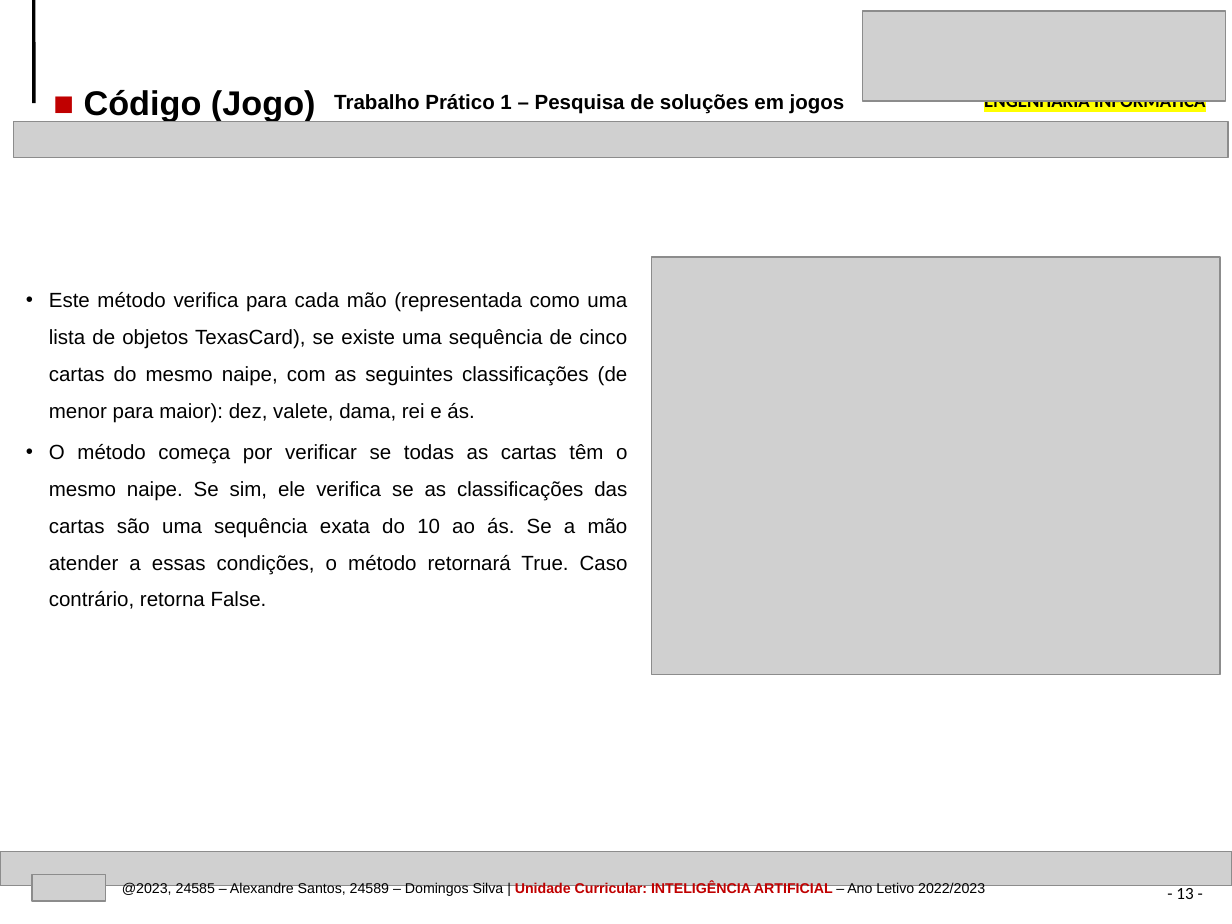
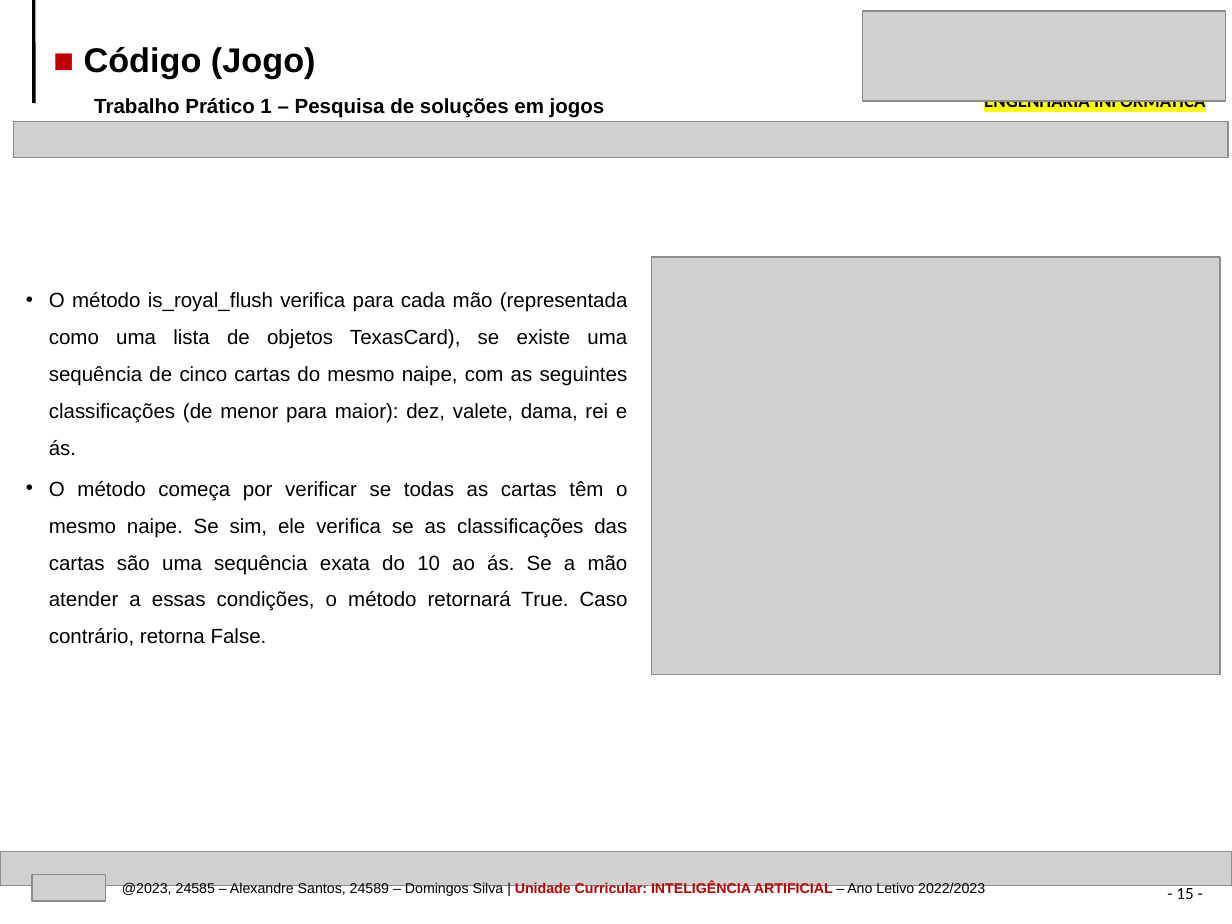
Before and after one commit to AlexandrePSantos/IPVC_EI_IA_TP1_TexasHoldEm, a slide deck: slide 15 of IPVC-EI-IA-TrabPratico1-Pesquisa_solucoes_jogos-24585-24589.pptx (slide 13 before the commit). Drawn at 1232x924 pixels with LibreOffice and Linux fonts; fonts in the diff are those of the drawing; grey boxes stand for pictures. Boxes give left, top, right and bottom in pixels: in the first picture for what was removed or moved away, otherwise in the second. Text is boxed around its words. In the diff, an @@ line names an element or a change of style, - is before the commit and + after.

```diff
--- a/IPVC-EI-IA-TrabPratico1-Pesquisa_solucoes_jogos-24585-24589.pptx
+++ b/IPVC-EI-IA-TrabPratico1-Pesquisa_solucoes_jogos-24585-24589.pptx
@@ text "■ Código (Jogo)" moved from (x1=84, y1=90, x2=316, y2=121) to (x1=84, y1=47, x2=316, y2=79) @@
@@ text "Trabalho Prático 1 – Pesquisa ..." moved from (x1=334, y1=94, x2=845, y2=114) to (x1=94, y1=98, x2=605, y2=118) @@
@@ text at (x1=49, y1=292, x2=628, y2=455): text changed @@
-• Este método verifica para cada mão (representada como uma lista de objetos TexasCard), se existe uma sequência de cinco cartas do mesmo naipe, com as seguintes classificações (de menor para maior): dez, valete, dama, rei e ás.
+• O método is_royal_flush verifica para cada mão (representada como uma lista de objetos TexasCard), se existe uma sequência de cinco cartas do mesmo naipe, com as seguintes classificações (de menor para maior): dez, valete, dama, rei e ás.
@@ page number at (x1=1176, y1=885, x2=1193, y2=899): text changed @@
-- 13 -
+- 15 -
```
Also in this commit, not shown: 28 other slides changed, 6 slides added, 39 other files.
